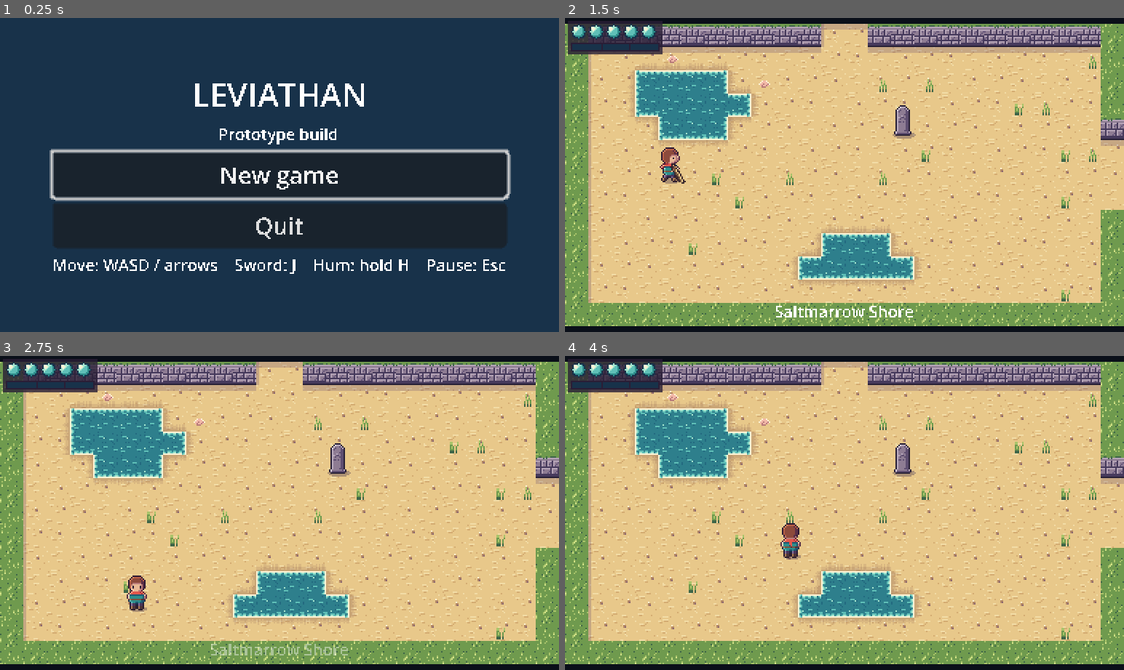
Above: before the commit, frames 1-4 (two rows, left to right).
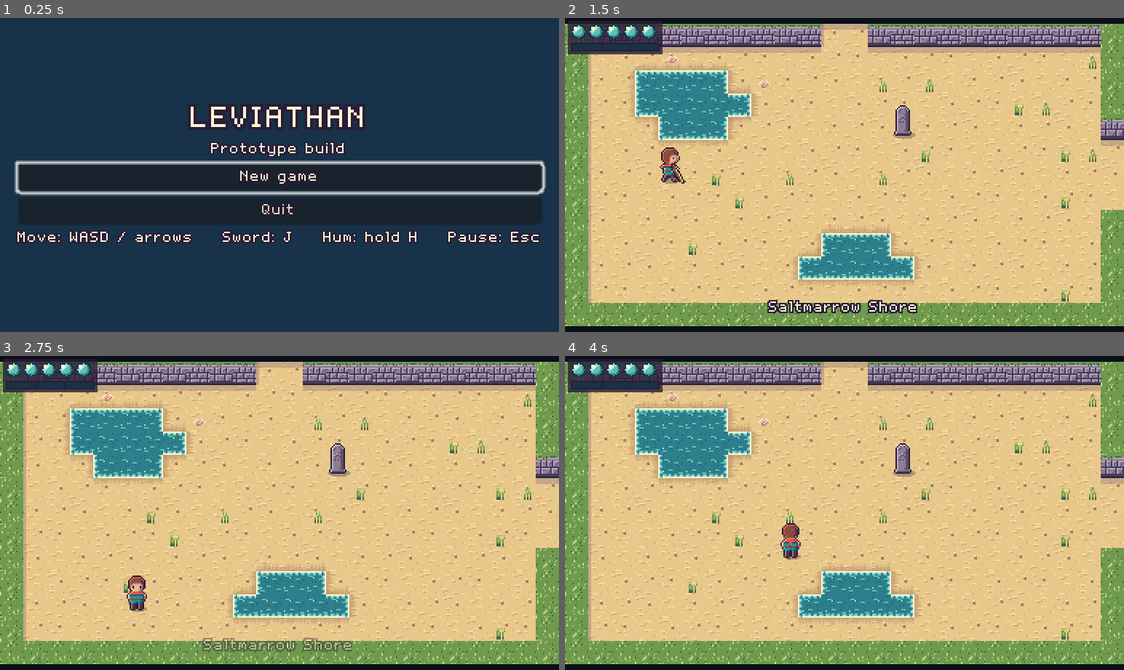
Above: after the commit, the same moments.

Repository: ashciraulo/Leviathan
Game: Godot game, scene res://scenes/title.tscn
The game is run twice, just before and just after one commit, with the same random seed, the same clock (stepped at 60 frames per second) and the same inputs.
Inputs:
- Up to frame 1 (0.25 s): no input
- Up to frame 2 (1.5 s): click "New game" at 0.5 s; tap Enter at 1.25 s; hold D (move_right) from 1.28 s (still down); hold J (attack) from 1.28 s (still down)
- Up to frame 3 (2.75 s): release D (move_right) at 2.03 s; release J (attack) at 2.03 s; hold S (move_down) from 2.03 s (still down); tap H (hum) at 2.1 s
- Up to frame 4 (4 s): release S (move_down) at 2.78 s; hold D (move_right) 2.78-3.53 s; tap K (interact) at 2.85 s; hold W (move_up) from 3.53 s (still down); tap U (item_1) at 3.6 s

The runs differ from the first frame. In frame 1, 17% of the frame differs, in the area x 2-98%, y 20-82%; in frame 2, 1.0%; in frame 3, 0.9%; in frame 4, nothing differs.

Commit message:
Use Tide as the project's default font
Setting the fallback font at runtime came too late for the default
theme. Set it in Project Settings instead, and size buttons at the
font's native 11px.

Co-Authored-By: Claude Opus 5.5 <noreply@anthropic.com>
Claude-Session: https://claude.ai/code/session_01UYEn5UPccDyrfNhgn9YYhF

Diff:
--- a/project.godot
+++ b/project.godot
@@ -31,6 +31,7 @@
 
 [gui]
 
+theme/custom_font="res://assets/fonts/tide.fnt"
 theme/default_font_antialiasing=0
 theme/default_font_hinting=0
 
--- a/scripts/autoload/settings.gd
+++ b/scripts/autoload/settings.gd
@@ -74,9 +74,9 @@
 	var font := load(FONT_PATH) as FontFile
 	if font == null:
 		return
+	# Project Settings > GUI > Theme > Custom Font makes Tide the default.
 	# Letters Tide doesn't have (accents, CJK) come from the system font.
 	font.fallbacks = [SystemFont.new()]
-	ThemeDB.fallback_font = font
 	ThemeDB.fallback_font_size = UI.FONT_SIZE
 
 
--- a/scripts/core/ui.gd
+++ b/scripts/core/ui.gd
@@ -18,6 +18,7 @@
 static func button(key: String, on_pressed: Callable) -> Button:
 	var node := Button.new()
 	node.text = key
+	node.add_theme_font_size_override("font_size", FONT_SIZE)
 	node.pressed.connect(on_pressed)
 	return node
 
